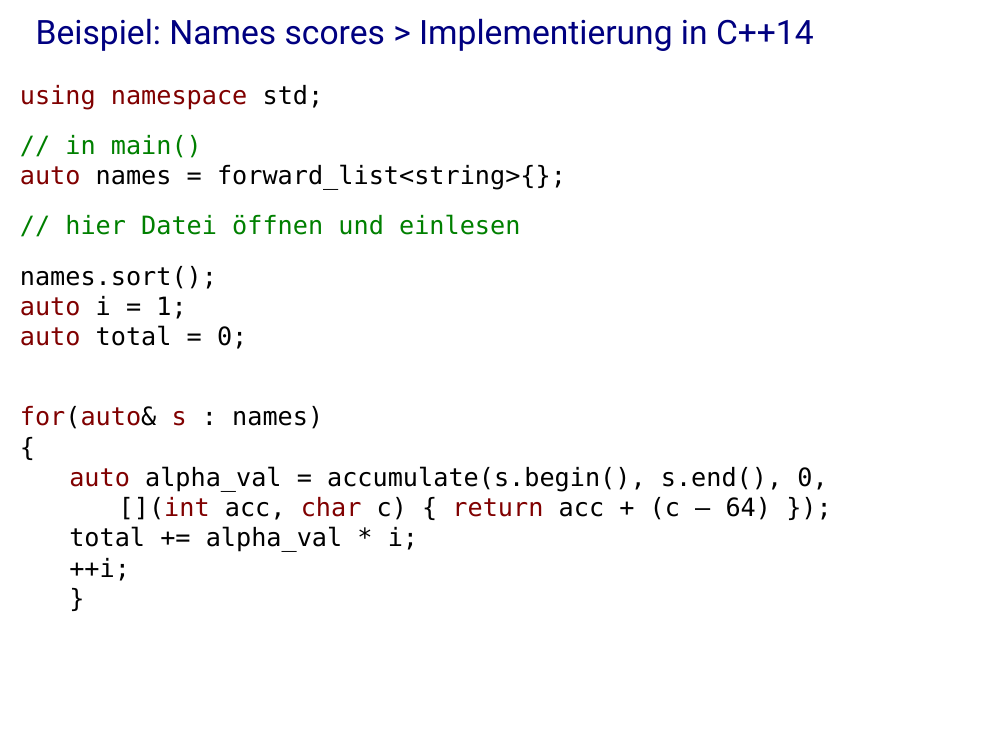
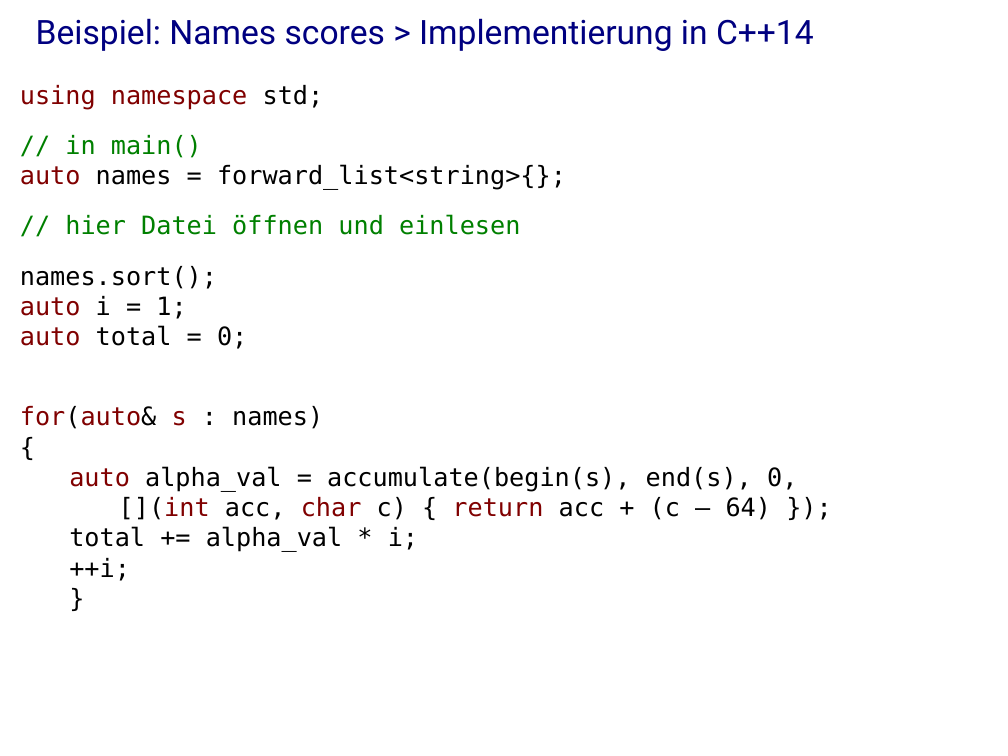
Before and after one commit to j-stephan/hs16, a slide deck: slide 29 of presentation/presentation.odp (slide 20 before the commit). Drawn at 1008x756 pixels with LibreOffice and Linux fonts; fonts in the diff are those of the drawing; background and template pictures are left out. Boxes give left, top, right and bottom in pixels: in the first picture for what was removed or moved away, otherwise in the second. Text is boxed around its words. In the diff, an @@ line names an element or a change of style, - is before the commit and + after.

```diff
--- a/presentation/presentation.odp
+++ b/presentation/presentation.odp
@@ text at (x1=69, y1=466, x2=797, y2=492): text changed @@
-auto alpha_val = accumulate(s.begin(), s.end(), 0,
+auto alpha_val = accumulate(begin(s), end(s), 0,
```
Also in this commit, not shown: 8 other slides changed, 21 slides added, 4 slides removed, 1 other file.
